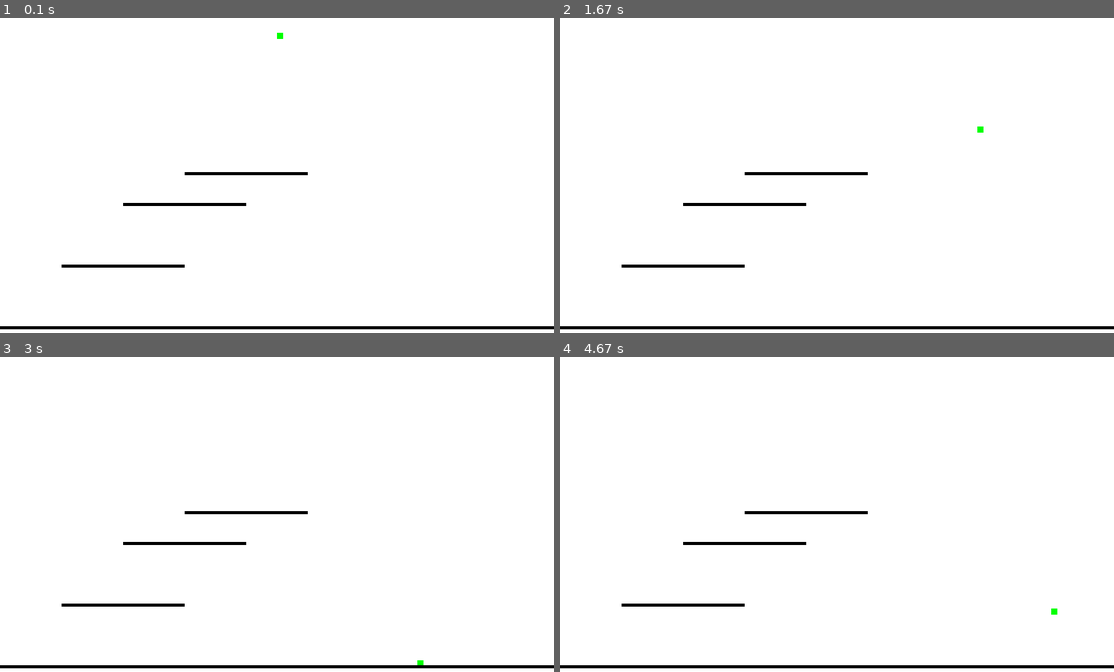
Above: before the commit, frames 1-4 (two rows, left to right).
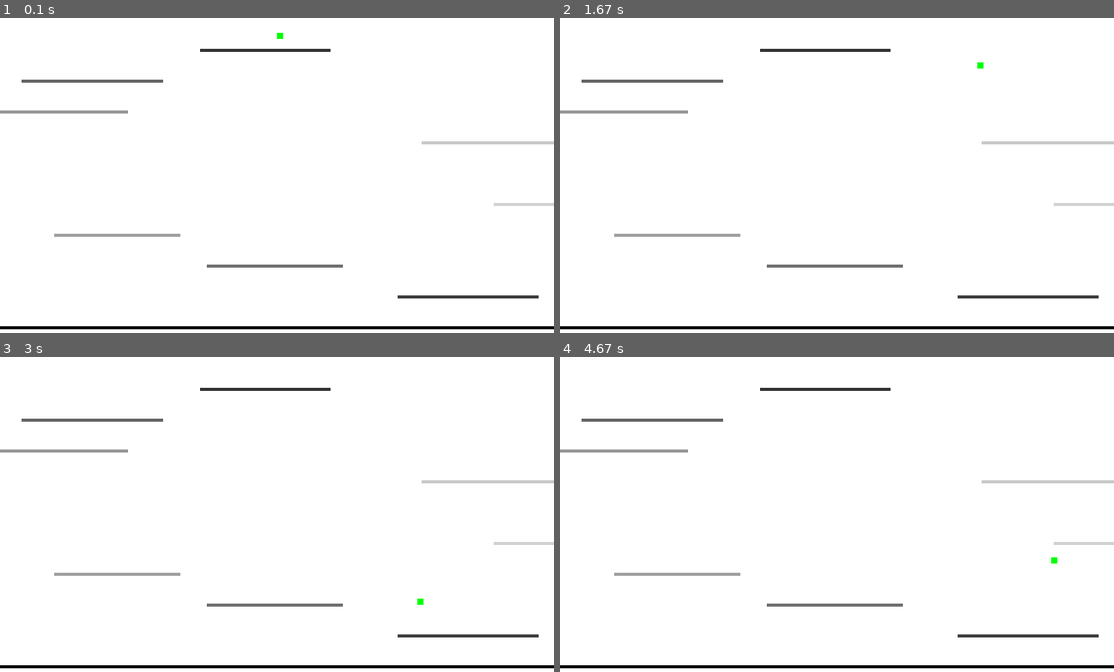
Above: after the commit, the same moments.

Repository: IngoLitli/pygame2018
Game: pygame game, started from samuel/leikhugmynd.py
Same seed, same stepped clock (60 frames per second), same inputs: the game is played once before the commit and once after it.
Inputs:
- Up to frame 1 (0.1 s): no input
- Up to frame 2 (1.67 s): hold Right 0.33-0.8 s; hold Right 0.83-1.3 s; tap Space at 0.9, 1.2, 1.4 s; hold Left from 1.33 s (still down)
- Up to frame 3 (3 s): tap Space at 1.7, 1.97, 2.27, 2.4, 2.7 s; release Left at 1.87 s; hold Left 1.9-2.3 s; hold Right 2.33-2.97 s
- Up to frame 4 (4.67 s): hold Left 3-3.47 s; tap Space at 3.07, 3.37, 3.57, 3.87, 4.07, 4.37, 4.57 s; hold Right 3.5-3.97 s; hold Right 4-4.47 s; hold Left from 4.5 s (still down)

The runs differ from the first frame. In frame 1, 2.4% of the frame differs, in the area x 0-100%, y 9-90%; in frame 2, 2.5%; in frame 3, 2.5%; in frame 4, 2.5%.

Commit message:
New Upload

Diff:
--- a/samuel/leikhugmynd.py
+++ b/samuel/leikhugmynd.py
@@ -1,6 +1,7 @@
 import pygame, sys
 from pygame.locals import *
 from random import *
+import math
 
 
 pygame.init()
@@ -64,9 +65,10 @@
         self.end = (width, height)
         self.rect = pygame.Rect(startPos[0], startPos[1], width, height)
         self.width = 5
+        self.color = (255-int(math.fabs(self.rect.top-255)),255-int(math.fabs(self.rect.top-255)),255-int(math.fabs(self.rect.top-255)))
 
     def draw(self):
-        pygame.draw.rect(screen, (0,0,0), (self.start, self.end))
+        pygame.draw.rect(screen, self.color, (self.start, self.end))
 
 
 gravity = 4
@@ -75,11 +77,22 @@
 
 Ground = Object((-10,500),screen.get_width()+50, 5)
 
-platforms = [Ground, Object((100,400),200, 5), Object((200,300),200, 5), Object((300,250),200, 5)]
-platformColl = []
-for platform in platforms:
-    platformColl.append(platform.rect)
+def generatePlatforms():
+    global Ground
+    global platforms, platformColl
+    platforms = [Ground]
+    platformColl = []
 
+    for i in range(50,500, 50):
+        if randint(0,100) > 90:
+            platforms.append(Object((randint(0, screen.get_width()), i+randint(-50,50)), randint(50, 100), 5))
+        platforms.append(Object((randint(-50, screen.get_width() + 50), i), randint(200,250), 5))
+
+    for platform in platforms:
+        print(int(math.fabs(platform.rect.top-255)))
+        platformColl.append(platform.rect)
+
+generatePlatforms()
 
 
 while True:#Keyrir leikinn
